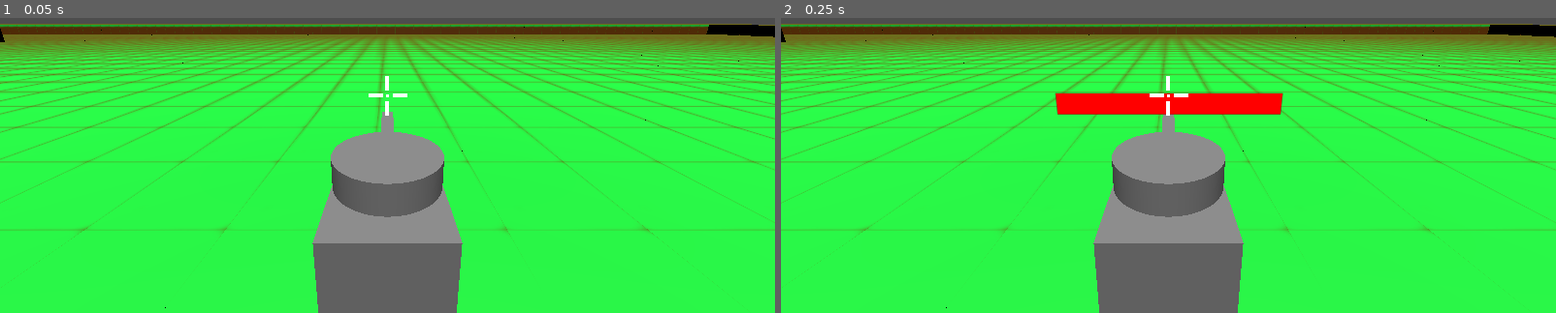
Above: before the commit, frames 1-2 (left to right).
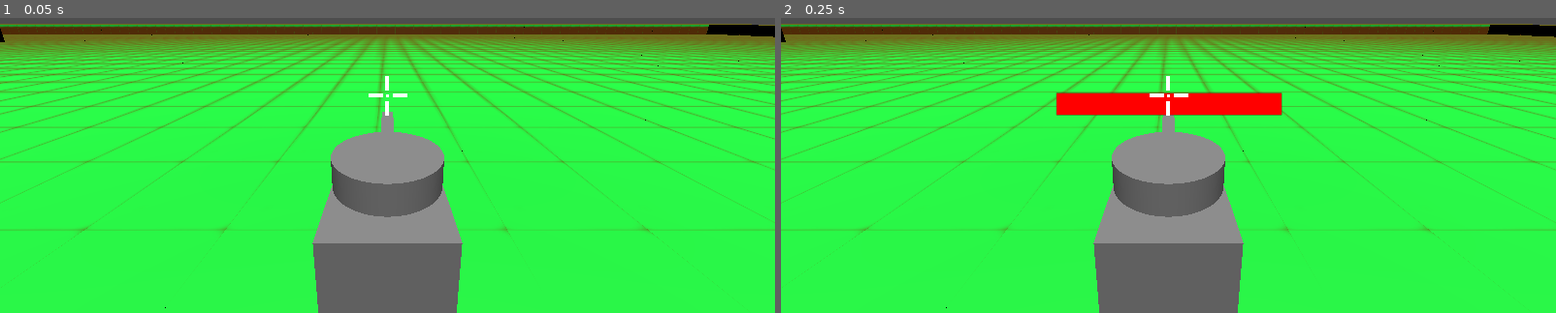
Above: after the commit, the same moments.

Repository: Coolfool3080/QuickTank
Game: Godot game, scene res://levels/level_11.tscn
Same seed, same stepped clock (60 frames per second), same inputs: the game is played once before the commit and once after it. This scene is started directly instead of the project's main scene.
Inputs:
- Up to frame 1 (0.05 s): no input
- Up to frame 2 (0.25 s): no input

Frame 1 is identical in both runs. In frame 2, 0.3% of the frame differs, in the area x 35-65%, y 25-34%.

Commit message:
Fixed health bars in multiplayer
- health bars now rotate to face local camera
- health bar now shows decrease in value in multiplayer

Diff:
--- a/assets/player_tank_new.tscn
+++ b/assets/player_tank_new.tscn
@@ -38,6 +38,9 @@
 properties/3/path = NodePath("head/head_mesh/barrel_pivot:rotation")
 properties/3/spawn = true
 properties/3/replication_mode = 1
+properties/4/path = NodePath("health_sprite/SubViewport/health_bar:value")
+properties/4/spawn = true
+properties/4/replication_mode = 1
 
 [sub_resource type="ViewportTexture" id="ViewportTexture_ym7mu"]
 viewport_path = NodePath("health_sprite/SubViewport")
@@ -100,6 +103,7 @@
 
 [node name="health_sprite" type="Sprite3D" parent="."]
 transform = Transform3D(1, 0, 0, 0, 1, 0, 0, 0, 1, 0, 1.25231, -0.00474453)
+billboard = 1
 texture = SubResource("ViewportTexture_ym7mu")
 script = ExtResource("3_ym7mu")
 
--- a/scripts/bullet.gd
+++ b/scripts/bullet.gd
@@ -1,6 +1,7 @@
 extends RigidBody3D
 
 @export var SPEED = 5
+var damage = 1
 
 func _ready():
 	pass
--- a/scripts/tank_movement_controller.gd
+++ b/scripts/tank_movement_controller.gd
@@ -15,6 +15,7 @@
 const HEAD_ROTATE_SPEED = 2.0
 
 var TANK_HEALTH = 5
+var kill_count = 0
 var camera_yaw = 0.0
 var camera_pitch = 0.0
 
@@ -152,6 +153,7 @@
 	if area.is_in_group("bullet"):
 		print("bullet hit body")
 		$health_sprite.take_damage(1)
+		TANK_HEALTH -= 1
 
 func _on_head_hitbox_area_entered(area):
 	if not is_multiplayer_authority():
@@ -159,3 +161,7 @@
 	if area.is_in_group("bullet"):
 		print("Bullet hit head!")
 		$health_sprite.take_damage(1)
+		TANK_HEALTH -= 1
+
+func is_dead():
+	return TANK_HEALTH < 1
